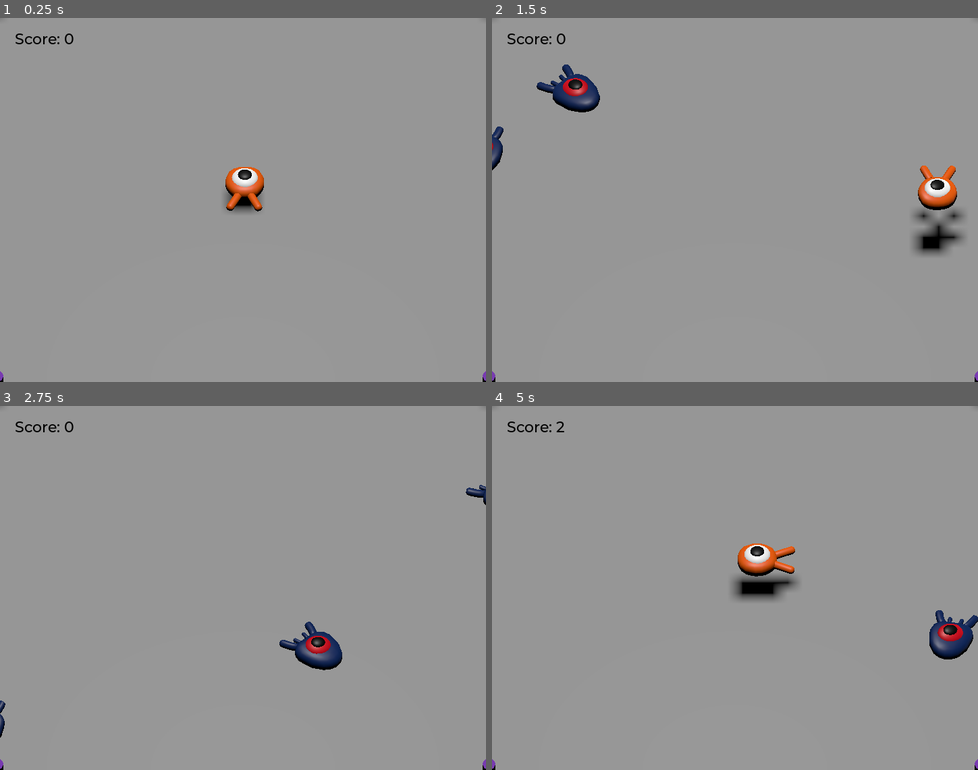
Above: before the commit, frames 1-4 (two rows, left to right).
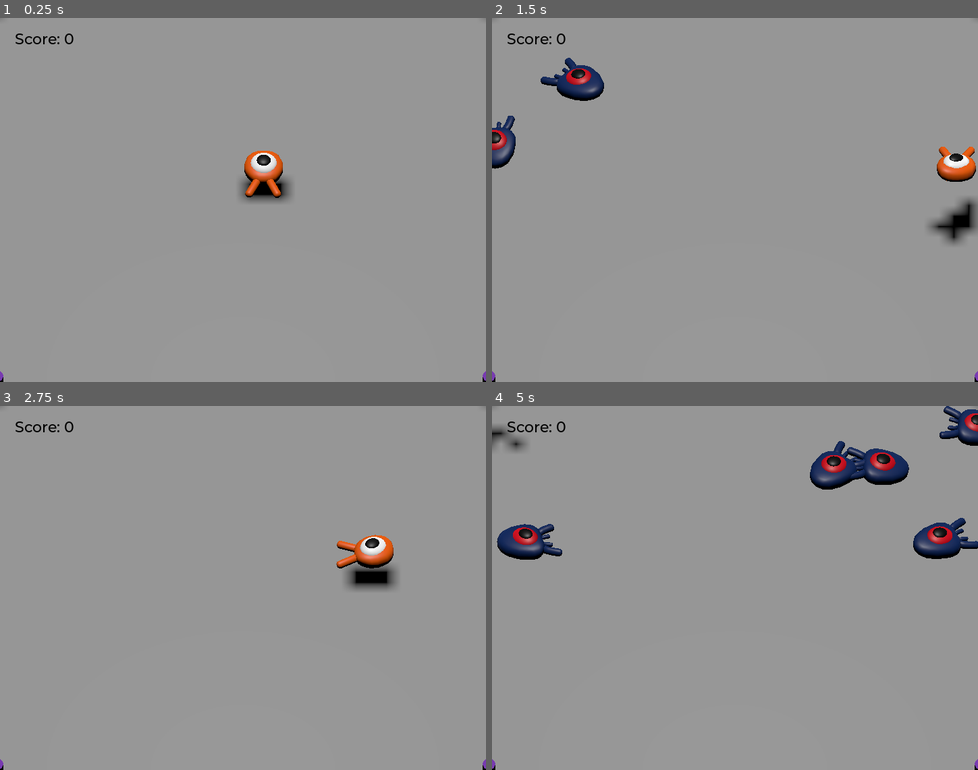
Above: after the commit, the same moments.

Repository: Joao-Meyer/godot-3d-learning
Game: Godot game, scene res://scenes/main.tscn
The game is run twice, just before and just after one commit, with the same random seed, the same clock (stepped at 60 frames per second) and the same inputs.
Inputs:
- Up to frame 1 (0.25 s): no input
- Up to frame 2 (1.5 s): tap Enter (ui_accept) at 0.5 s; hold Right (move_right) 0.53-1.28 s; hold Enter (ui_accept) 0.53-1.28 s; tap Space (jump) at 0.77, 0.8, 1.07, 1.35 s; hold Down (move_back) from 1.28 s (still down)
- Up to frame 3 (2.75 s): tap Space (jump) at 1.52, 1.82, 2.3 s; tap Enter (ui_accept) at 1.55 s; release Down (move_back) at 2.03 s; hold Right (move_right) from 2.03 s (still down); hold Enter (ui_accept) from 2.03 s (still down)
- Up to frame 4 (5 s): release Right (move_right) at 2.78 s; release Enter (ui_accept) at 2.78 s; hold Up (move_forward) 2.78-3.53 s; tap Enter (ui_accept) at 2.85, 4.35 s; tap Space (jump) at 3.02, 3.32, 3.6, 3.77, 4.07, 4.52, 4.82 s; hold Left (move_left) from 3.53 s (still down)

The runs differ from the first frame. In frame 1, 1.6% of the frame differs, in the area x 46-60%, y 36-54%; in frame 2, 4.0%; in frame 3, 2.5%; in frame 4, 7.0%, in the area x 0-100%, y 0-70%.

Commit message:
<master> tutorial completion.

Diff:
--- a/project.godot
+++ b/project.godot
@@ -14,6 +14,10 @@
 run/main_scene="res://scenes/main.tscn"
 config/features=PackedStringArray("4.2", "Forward Plus")
 config/icon="res://icon.svg"
+
+[autoload]
+
+MusicPlayer="*res://scenes/music_player.tscn"
 
 [display]
 
--- a/scenes/main.tscn
+++ b/scenes/main.tscn
@@ -80,7 +80,7 @@
 curve = SubResource("Curve3D_8ltel")
 
 [node name="SpawnLocation" type="PathFollow3D" parent="SpawnPath"]
-transform = Transform3D(0.00564937, 0, -0.999984, 0, 1, 0, 0.999984, 0, 0.00564937, -12.9784, 0, -14.0685)
+transform = Transform3D(0.00564854, 0, -0.999984, 0, 1, 0, 0.999984, 0, 0.00564854, -12.9784, 0, -14.0685)
 
 [node name="MobTimer" type="Timer" parent="."]
 wait_time = 0.5
@@ -88,9 +88,11 @@
 
 [node name="UserInterface" type="Control" parent="."]
 layout_mode = 3
-anchors_preset = 0
-offset_right = 40.0
-offset_bottom = 40.0
+anchors_preset = 15
+anchor_right = 1.0
+anchor_bottom = 1.0
+grow_horizontal = 2
+grow_vertical = 2
 theme = SubResource("Theme_bpksg")
 
 [node name="ScoreLabel" type="Label" parent="UserInterface"]
@@ -103,5 +105,29 @@
 text = "Score: 0"
 script = ExtResource("5_n2iyg")
 
+[node name="Retry" type="ColorRect" parent="UserInterface"]
+layout_mode = 1
+anchors_preset = 15
+anchor_right = 1.0
+anchor_bottom = 1.0
+grow_horizontal = 2
+grow_vertical = 2
+color = Color(0, 0, 0, 1)
+
+[node name="Label" type="Label" parent="UserInterface/Retry"]
+layout_mode = 1
+anchors_preset = 8
+anchor_left = 0.5
+anchor_top = 0.5
+anchor_right = 0.5
+anchor_bottom = 0.5
+offset_left = -110.0
+offset_top = -14.0
+offset_right = 110.0
+offset_bottom = 14.0
+grow_horizontal = 2
+grow_vertical = 2
+text = "Press Enter to Retry"
+
 [connection signal="hit" from="Player" to="." method="_on_player_hit"]
 [connection signal="timeout" from="MobTimer" to="." method="_on_mob_timer_timeout"]
--- a/scenes/mob.tscn
+++ b/scenes/mob.tscn
@@ -1,10 +1,72 @@
-[gd_scene load_steps=4 format=3 uid="uid://ufmmgwl6r13"]
+[gd_scene load_steps=7 format=3 uid="uid://ufmmgwl6r13"]
 
 [ext_resource type="Script" path="res://scripts/mob.gd" id="1_4u1p0"]
 [ext_resource type="PackedScene" uid="uid://bmmlrqtag6xt5" path="res://assets/3d-models/mob.glb" id="1_hu7ud"]
 
 [sub_resource type="BoxShape3D" id="BoxShape3D_psuhw"]
 size = Vector3(1, 1, 1.2616)
+
+[sub_resource type="Animation" id="Animation_re0yp"]
+resource_name = "float"
+length = 1.2
+loop_mode = 1
+tracks/0/type = "value"
+tracks/0/imported = false
+tracks/0/enabled = true
+tracks/0/path = NodePath("Pivot/Character:position")
+tracks/0/interp = 1
+tracks/0/loop_wrap = true
+tracks/0/keys = {
+"times": PackedFloat32Array(0.3, 0.7, 1.2),
+"transitions": PackedFloat32Array(0.42, 2.07, 1),
+"update": 0,
+"values": [Vector3(0, 0, 0), Vector3(0, 0.65, 0), Vector3(0, 0.35, 0)]
+}
+tracks/1/type = "value"
+tracks/1/imported = false
+tracks/1/enabled = true
+tracks/1/path = NodePath("Pivot/Character:rotation")
+tracks/1/interp = 1
+tracks/1/loop_wrap = true
+tracks/1/keys = {
+"times": PackedFloat32Array(0.1, 0.5, 1.2),
+"transitions": PackedFloat32Array(0.42, 0.44, 1),
+"update": 0,
+"values": [Vector3(0, 0, 0), Vector3(0.139626, 0, 0), Vector3(-0.15708, 0, 0)]
+}
+
+[sub_resource type="Animation" id="Animation_lbwe2"]
+length = 0.001
+tracks/0/type = "value"
+tracks/0/imported = false
+tracks/0/enabled = true
+tracks/0/path = NodePath("Pivot/Character:position")
+tracks/0/interp = 1
+tracks/0/loop_wrap = true
+tracks/0/keys = {
+"times": PackedFloat32Array(0),
+"transitions": PackedFloat32Array(1),
+"update": 0,
+"values": [Vector3(0, 0, 0)]
+}
+tracks/1/type = "value"
+tracks/1/imported = false
+tracks/1/enabled = true
+tracks/1/path = NodePath("Pivot/Character:rotation")
+tracks/1/interp = 1
+tracks/1/loop_wrap = true
+tracks/1/keys = {
+"times": PackedFloat32Array(0),
+"transitions": PackedFloat32Array(1),
+"update": 0,
+"values": [Vector3(0, 0, 0)]
+}
+
+[sub_resource type="AnimationLibrary" id="AnimationLibrary_rnl48"]
+_data = {
+"RESET": SubResource("Animation_lbwe2"),
+"float": SubResource("Animation_re0yp")
+}
 
 [node name="Mob" type="CharacterBody3D" groups=["mob"]]
 collision_layer = 2
@@ -16,7 +78,7 @@
 [node name="Character" parent="Pivot" instance=ExtResource("1_hu7ud")]
 
 [node name="CollisionShape3D" type="CollisionShape3D" parent="."]
-transform = Transform3D(2.35729, 0, 0, 0, 1.32713, 0, 0, 0, 2.63127, -0.00521851, 0.345599, 0.285511)
+transform = Transform3D(2.35729, 0, 0, 0, 1.32713, 0, 0, 0, 2.63127, -0.00521851, 0.654062, 0.285511)
 shape = SubResource("BoxShape3D_psuhw")
 
 [node name="VisibleOnScreenNotifier3D" type="VisibleOnScreenNotifier3D" parent="."]
@@ -24,4 +86,10 @@
 visible = false
 aabb = AABB(0, 0, 0, 2.355, 1.325, 1)
 
+[node name="AnimationPlayer" type="AnimationPlayer" parent="."]
+libraries = {
+"": SubResource("AnimationLibrary_rnl48")
+}
+autoplay = "float"
+
 [connection signal="screen_exited" from="VisibleOnScreenNotifier3D" to="." method="_on_visible_on_screen_notifier_3d_screen_exited"]
--- /dev/null
+++ b/scenes/music_player.tscn
@@ -0,0 +1,7 @@
+[gd_scene load_steps=2 format=3 uid="uid://dt8m5yr4ykl6x"]
+
+[ext_resource type="AudioStream" uid="uid://xmbpv3li7pdq" path="res://assets/sounds/House In a Forest Loop.ogg" id="1_mua0b"]
+
+[node name="MusicPlayer" type="AudioStreamPlayer"]
+stream = ExtResource("1_mua0b")
+autoplay = true
--- a/scenes/player.tscn
+++ b/scenes/player.tscn
@@ -7,6 +7,68 @@
 radius = 1.03708
 
 [sub_resource type="CylinderShape3D" id="CylinderShape3D_7qjtf"]
+
+[sub_resource type="Animation" id="Animation_dvtuj"]
+length = 0.001
+tracks/0/type = "value"
+tracks/0/imported = false
+tracks/0/enabled = true
+tracks/0/path = NodePath("Pivot/Character:position")
+tracks/0/interp = 1
+tracks/0/loop_wrap = true
+tracks/0/keys = {
+"times": PackedFloat32Array(0),
+"transitions": PackedFloat32Array(1),
+"update": 0,
+"values": [Vector3(0, 0, 0)]
+}
+tracks/1/type = "value"
+tracks/1/imported = false
+tracks/1/enabled = true
+tracks/1/path = NodePath("Pivot/Character:rotation")
+tracks/1/interp = 1
+tracks/1/loop_wrap = true
+tracks/1/keys = {
+"times": PackedFloat32Array(0),
+"transitions": PackedFloat32Array(1),
+"update": 0,
+"values": [Vector3(0, 0, 0)]
+}
+
+[sub_resource type="Animation" id="Animation_rynul"]
+resource_name = "float"
+length = 1.2
+loop_mode = 1
+tracks/0/type = "value"
+tracks/0/imported = false
+tracks/0/enabled = true
+tracks/0/path = NodePath("Pivot/Character:position")
+tracks/0/interp = 1
+tracks/0/loop_wrap = true
+tracks/0/keys = {
+"times": PackedFloat32Array(0.3, 0.7, 1.2),
+"transitions": PackedFloat32Array(0.42, 2.07, 1),
+"update": 0,
+"values": [Vector3(0, 0, 0), Vector3(0, 0.65, 0), Vector3(0, 0.35, 0)]
+}
+tracks/1/type = "value"
+tracks/1/imported = false
+tracks/1/enabled = true
+tracks/1/path = NodePath("Pivot/Character:rotation")
+tracks/1/interp = 1
+tracks/1/loop_wrap = true
+tracks/1/keys = {
+"times": PackedFloat32Array(0.1, 0.5, 1.2),
+"transitions": PackedFloat32Array(0.42, 0.44, 1),
+"update": 0,
+"values": [Vector3(0, 0, 0), Vector3(0.139626, 0, 0), Vector3(-0.15708, 0, 0)]
+}
+
+[sub_resource type="AnimationLibrary" id="AnimationLibrary_hfb6m"]
+_data = {
+"RESET": SubResource("Animation_dvtuj"),
+"float": SubResource("Animation_rynul")
+}
 
 [node name="Player" type="CharacterBody3D"]
 collision_mask = 6
@@ -17,17 +79,23 @@
 [node name="Character" parent="Pivot" instance=ExtResource("1_16iya")]
 
 [node name="CollisionShape3D" type="CollisionShape3D" parent="."]
-transform = Transform3D(0.5, 0, 0, 0, 0.5, 0, 0, 0, 0.5, 0.0306096, 0.334735, -0.0238077)
+transform = Transform3D(0.5, 0, 0, 0, 0.5, 0, 0, 0, 0.5, 0.0306096, 0.0284411, -0.0238077)
 shape = SubResource("SphereShape3D_64p0n")
 
 [node name="MobDetector" type="Area3D" parent="."]
-transform = Transform3D(1.13552, 0, 0, 0, 0.707725, 0, 0, 0, 1.2327, 0, 0.052192, 0)
+transform = Transform3D(1.13552, 0, 0, 0, 0.707725, 0, 0, 0, 1.2327, 0, 0.0380608, 0)
 collision_layer = 0
 collision_mask = 2
 monitorable = false
 
 [node name="CollisionShape3D" type="CollisionShape3D" parent="MobDetector"]
-transform = Transform3D(2, 0, 0, 0, 0.478322, 0, 0, 0, 2, 0, 0.175899, 0)
+transform = Transform3D(2, 0, 0, 0, 0.478322, 0, 0, 0, 2, 0, 0, 0)
 shape = SubResource("CylinderShape3D_7qjtf")
 
+[node name="AnimationPlayer" type="AnimationPlayer" parent="."]
+libraries = {
+"": SubResource("AnimationLibrary_hfb6m")
+}
+autoplay = "float"
+
 [connection signal="body_entered" from="MobDetector" to="." method="_on_mob_detector_body_entered"]
--- a/scripts/main.gd
+++ b/scripts/main.gd
@@ -1,6 +1,9 @@
 extends Node
 
 @export var mob_scene: PackedScene
+
+func _ready():
+	$UserInterface/Retry.hide()
 
 func _on_mob_timer_timeout():
 	var mob = mob_scene.instantiate()
@@ -17,3 +20,8 @@
 
 func _on_player_hit():
 	$MobTimer.stop()
+	$UserInterface/Retry.show()
+
+func _unhandled_input(event):
+	if event.is_action_pressed("ui_accept") and $UserInterface/Retry.visible:
+		get_tree().reload_current_scene()
--- a/scripts/mob.gd
+++ b/scripts/mob.gd
@@ -17,6 +17,8 @@
 	velocity = Vector3.FORWARD * random_speed
 	velocity = velocity.rotated(Vector3.UP, rotation.y)
 
+	$AnimationPlayer.speed_scale = random_speed / min_speed
+
 func die():
 	queue_free()
 
--- a/scripts/player.gd
+++ b/scripts/player.gd
@@ -25,6 +25,9 @@
 		direction = direction.normalized()
 		#$Pivot.basis = Basis.looking_at(direction)
 		$Pivot.look_at(position + direction, Vector3.UP)
+		$AnimationPlayer.speed_scale = 4
+	else:
+		$AnimationPlayer.speed_scale = 1
 
 	target_velocity.x = direction.x * speed
 	target_velocity.z = direction.z * speed
@@ -54,6 +57,8 @@
 
 	move_and_slide()
 
+	$Pivot.rotation.x = PI / 6 * velocity.y / jump_impulse
+
 func die():
 	hit.emit()
 	queue_free()
Not shown: 1 places in scenes/player.tscn that only renumber resources
